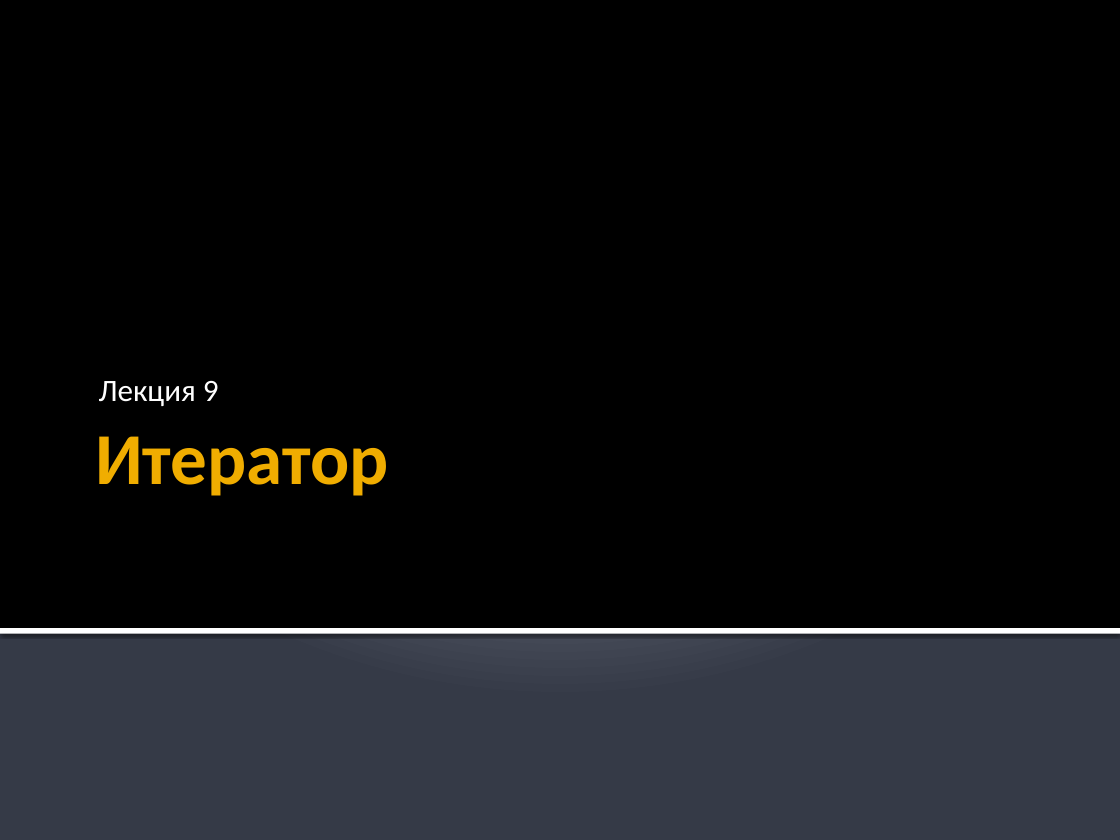
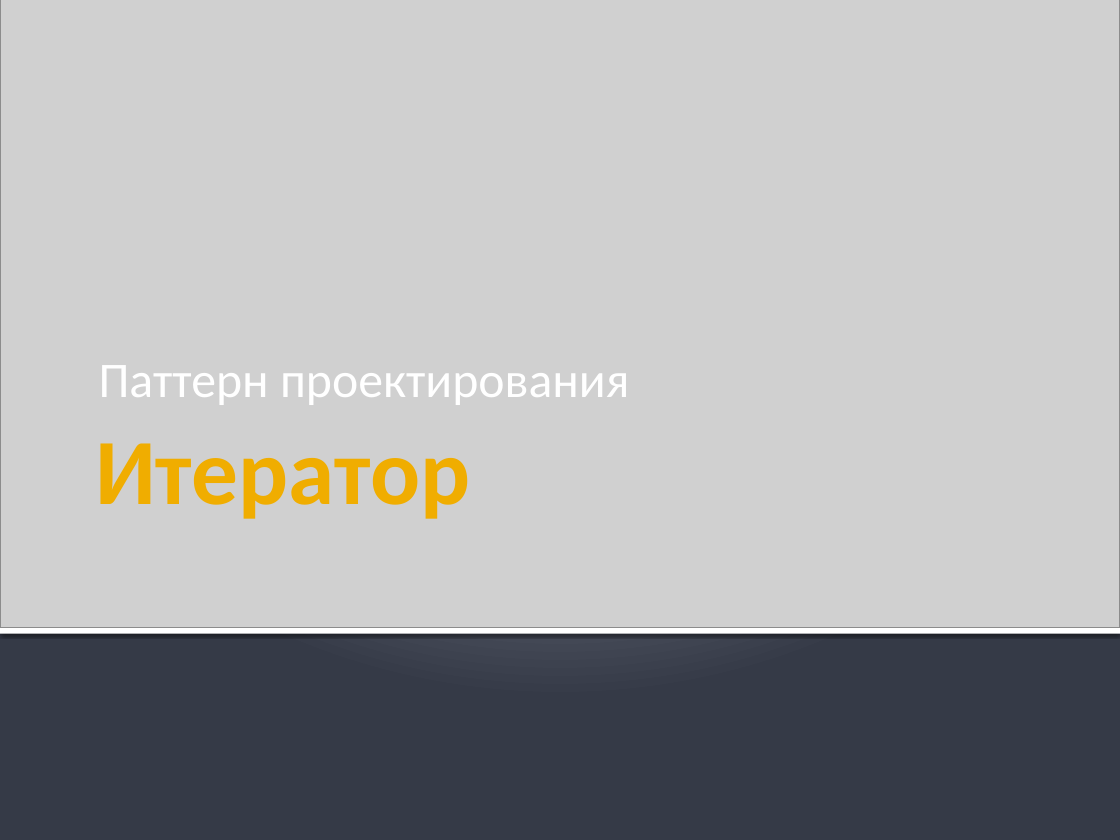
Before and after one commit to alexey-malov/ood, a slide deck: slide 1 of lectures/09.iterator/iterator.pptx. Drawn at 1120x840 pixels with LibreOffice and Linux fonts; fonts in the diff are those of the drawing; grey boxes stand for pictures. Boxes give left, top, right and bottom in pixels: in the first picture for what was removed or moved away, otherwise in the second. Text is boxed around its words. In the diff, an @@ line names an element or a change of style, - is before the commit and + after.

Commit message:
Обновил обложку у лекции по паттерну "Итератор"

```diff
--- a/lectures/09.iterator/iterator.pptx
+++ b/lectures/09.iterator/iterator.pptx
@@ picture added at (x1=0, y1=0, x2=1120, y2=627) @@
@@ subtitle at (x1=99, y1=365, x2=629, y2=405): text changed; size 20 to 32 pt @@
-Лекция 9
+Паттерн проектирования
@@ title "Итератор" at (x1=95, y1=443, x2=470, y2=519): size 47 to 60 pt @@
```
